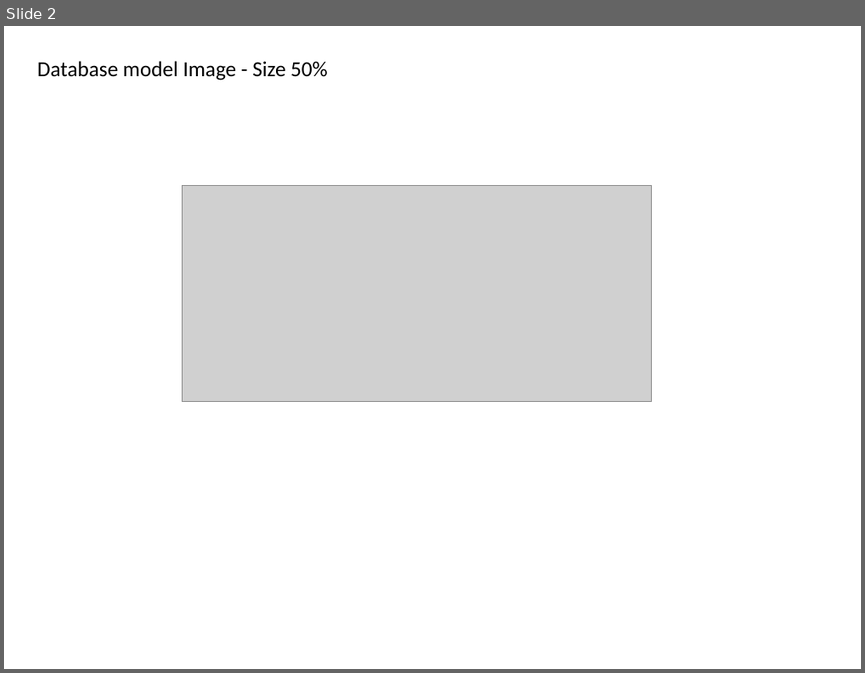
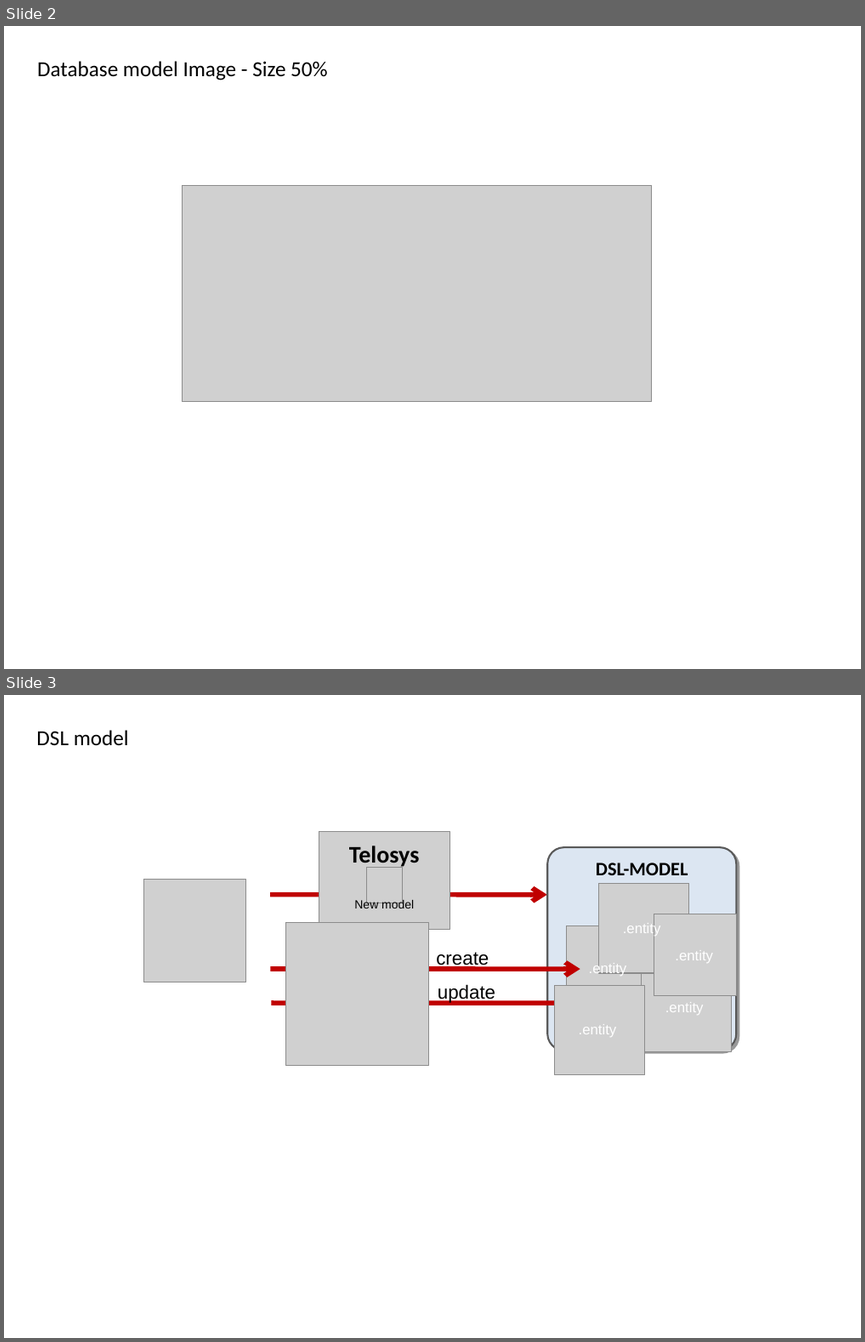
Before and after one commit to telosys-tools-doc/telosys-web-site-v3, a slide deck: img-ppt/images.ppt. Shown one above the other, each under a label of ours: slide 2 before the commit, slides 2 and 3 after it. The pictures are 865x673 and 865x1342 pixels, drawn with LibreOffice and Linux fonts; fonts in the diff are those of the drawing; grey boxes stand for pictures. Boxes give left, top, right and bottom in pixels: in the first picture for what was removed or moved away, otherwise in the second. Text is boxed around its words. In the diff, an @@ line names an element or a change of style, - is before the commit and + after.

Commit message:
Models page

```diff
--- a/img-ppt/images.ppt
+++ b/img-ppt/images.ppt
@@ slide 3 added at (4,695,861,1338), background #FFFFFF @@
@@ text added at (36,730,129,745), 18 pt, text #000000 @@
+DSL model
@@ picture added at (318,831,449,929) @@
@@ text added at (349,845,420,868), 20 pt, text #000000, bold @@
+Telosys
@@ freeform shape added at (547,847,736,1050), fill #DCE6F2, outline #595959 1.5 pt, 16 pt, text #000000, bold @@
+DSL-MODEL
@@ picture added at (366,868,403,903) @@
@@ picture added at (143,879,246,982) @@
@@ arrow added from (270, 895) to (547, 895), #C00000 4 pt @@
@@ picture added at (599,883,688,973) @@
@@ picture added at (286,923,429,1066) @@
@@ text added at (354,899,414,908), 10 pt, text #000000 @@
+New model
@@ text added at (623,921,661,936), 12 pt, text #FFFFFF @@
+.entity
@@ picture added at (654,914,737,997) @@
@@ picture added at (290,941,429,1021) @@
@@ picture added at (566,925,656,1015) @@
@@ arrow added from (270, 969) to (579, 970), #C00000 4 pt @@
@@ text added at (436,952,488,969), 16 pt, text #000000 @@
+create
@@ text added at (589,961,627,975), 12 pt, text #FFFFFF @@
+.entity
@@ picture added at (641,961,731,1051) @@
@@ text added at (675,952,713,963), 12 pt, text #FFFFFF @@
+.entity
@@ text added at (438,984,495,1003), 16 pt, text #000000 @@
+update
@@ picture added at (555,985,645,1075) @@
@@ arrow added from (271, 1003) to (655, 1003), #C00000 4 pt @@
@@ text added at (579,1024,617,1037), 12 pt, text #FFFFFF @@
+.entity
@@ text added at (665,1002,704,1015), 12 pt, text #FFFFFF @@
+.entity
```
Also in this commit, not shown: 1 slide changed, 2 other slides added, 3 other files.
